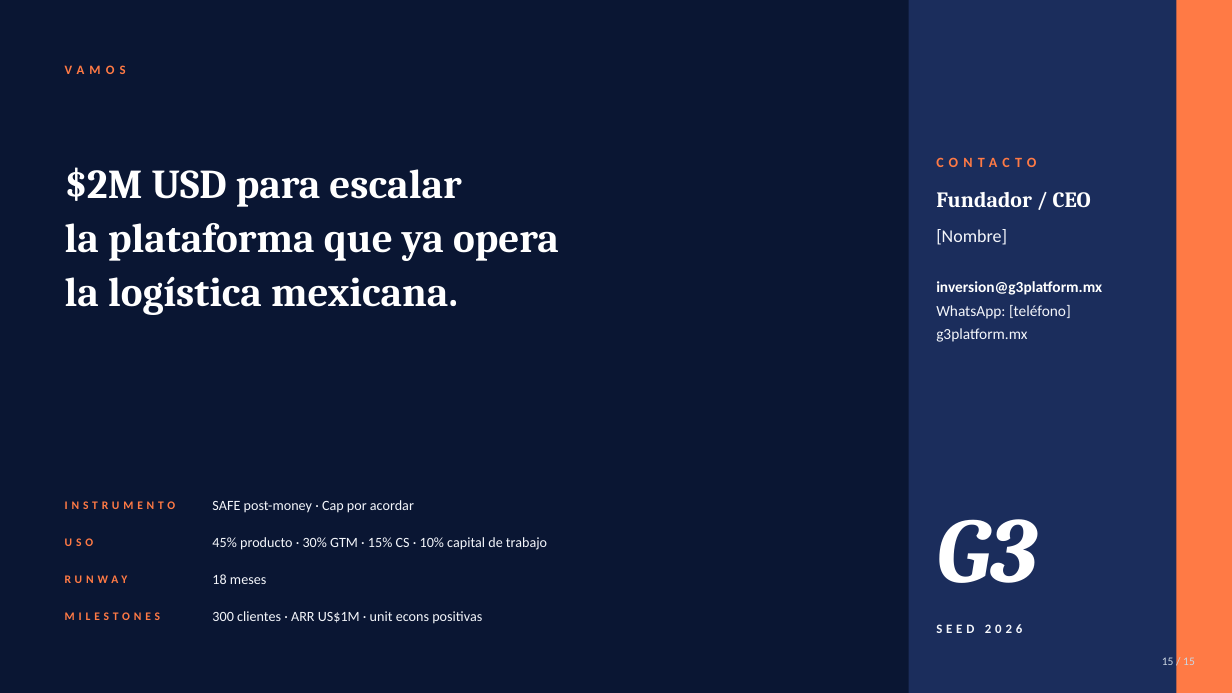
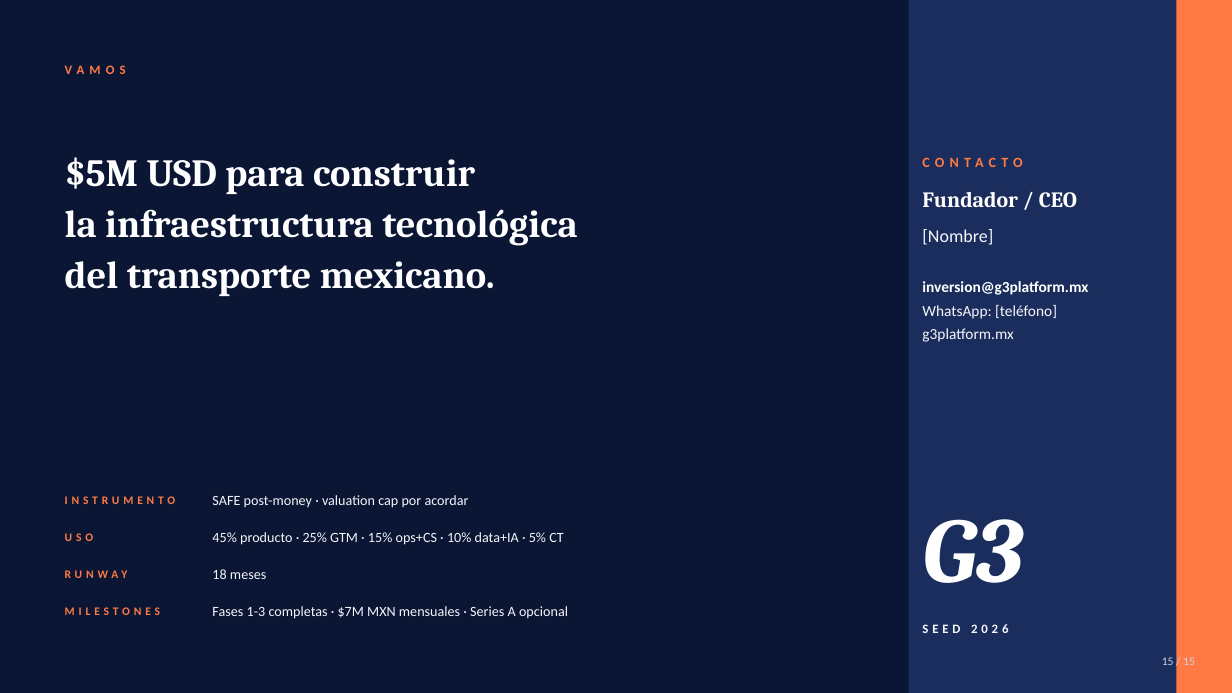
Before and after one commit to EduardoGamboaB/Mobile, a slide deck: slide 15 of docs/investor-deck/G3-Platform-Seed-2026.pptx. Drawn at 1232x693 pixels with LibreOffice and Linux fonts; fonts in the diff are those of the drawing. Boxes give left, top, right and bottom in pixels: in the first picture for what was removed or moved away, otherwise in the second. Text is boxed around its words. In the diff, an @@ line names an element or a change of style, - is before the commit and + after.

```diff
--- a/docs/investor-deck/G3-Platform-Seed-2026.pptx
+++ b/docs/investor-deck/G3-Platform-Seed-2026.pptx
@@ text "CONTACTO": place and size @@
-text "CONTACTO" at [936, 157, 1036, 167]
+text "CONTACTO" at [922, 157, 1022, 167]
@@ text at [65, 157, 578, 296]: text changed; size 32 to 30 pt @@
-$2M USD para escalar
-la plataforma que ya opera
-la logística mexicana.
+$5M USD para construir
+la infraestructura tecnológica
+del transporte mexicano.
@@ text "Fundador / CEO": place and size @@
-text "Fundador / CEO" at [936, 192, 1091, 208]
+text "Fundador / CEO" at [922, 192, 1077, 208]
@@ text "[Nombre]": place and size @@
-text "[Nombre]" at [936, 229, 1007, 245]
+text "[Nombre]" at [922, 229, 993, 245]
@@ text "inversion@g3platform.mx": place and size @@
-text "inversion@g3platform.mx" at [936, 281, 1102, 342]
+text "inversion@g3platform.mx" at [922, 281, 1088, 342]
@@ text "G3": place and size @@
-text "G3" at [936, 519, 1037, 583]
+text "G3" at [922, 519, 1023, 583]
@@ text at [212, 495, 469, 508]: text changed @@
-SAFE post-money · Cap por acordar
+SAFE post-money · valuation cap por acordar
@@ text at [212, 532, 563, 545]: text changed @@
-45% producto · 30% GTM · 15% CS · 10% capital de trabajo
+45% producto · 25% GTM · 15% ops+CS · 10% data+IA · 5% CT
@@ 5 texts: place and size @@
-5 texts at [65, 501, 266, 620]
+5 texts at [65, 496, 266, 615]
@@ text at [212, 606, 568, 619]: text changed @@
-300 clientes · ARR US$1M · unit econs positivas
+Fases 1-3 completas · $7M MXN mensuales · Series A opcional
@@ text "SEED 2026": place and size @@
-text "SEED 2026" at [936, 624, 1023, 633]
+text "SEED 2026" at [922, 624, 1009, 633]
```
Also in this commit, not shown: 3 other slides changed, 11 slides added, 11 slides removed, 1 other file.
